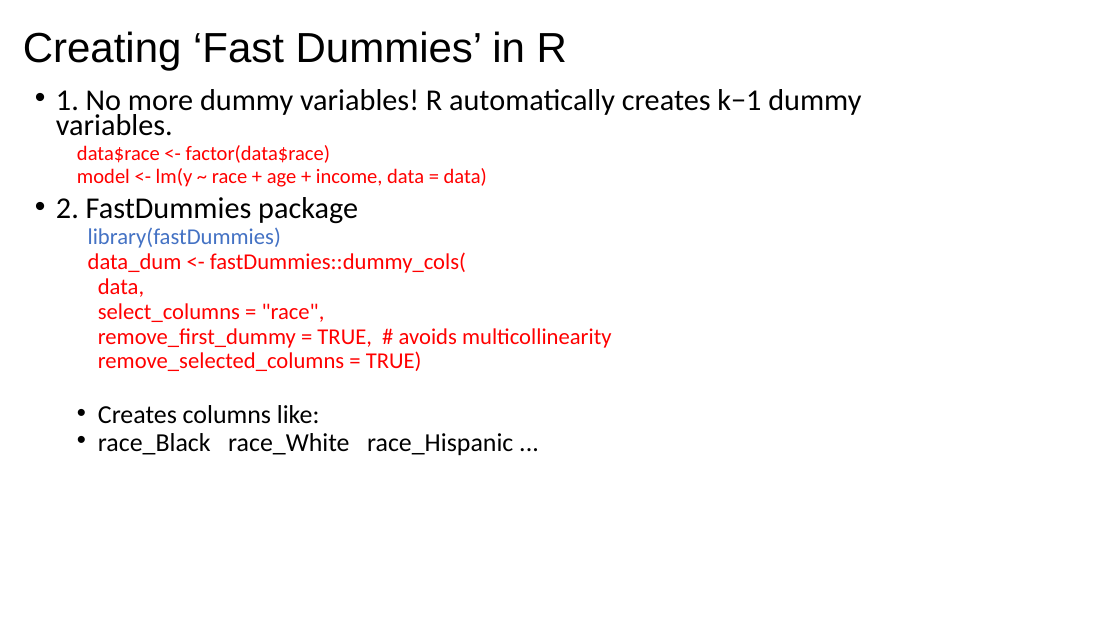
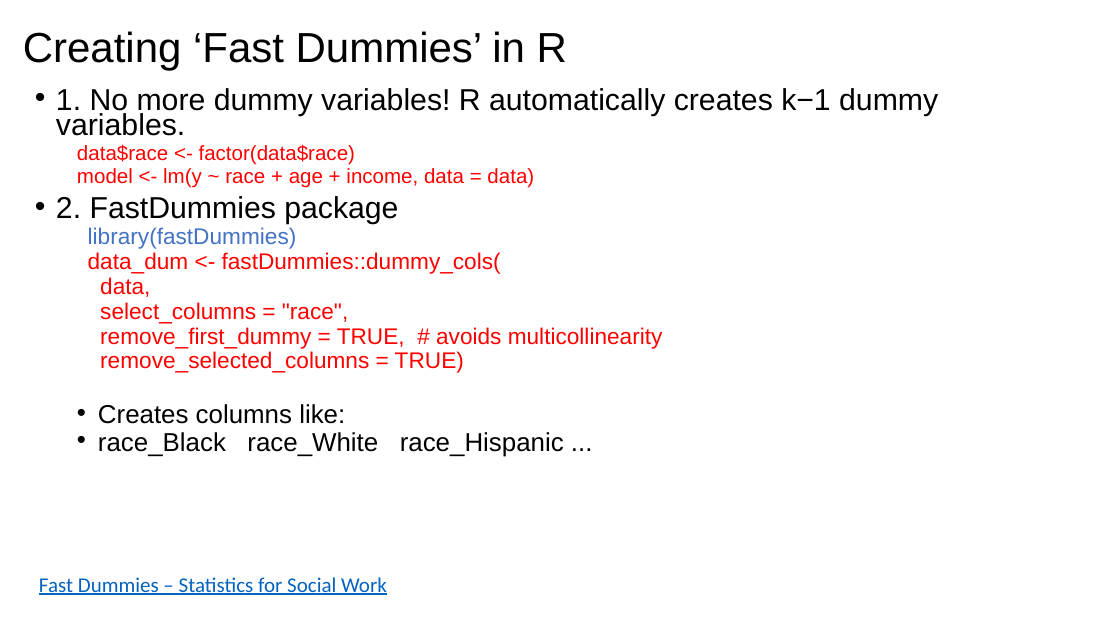
Before and after one commit to issues-osu/statsii-spring2026, a slide deck: slide 19 of slides/dummy/dummy_vars2026.pptx (slide 12 before the commit). Drawn at 1120x630 pixels with LibreOffice and Linux fonts; fonts in the diff are those of the drawing. Boxes give left, top, right and bottom in pixels: in the first picture for what was removed or moved away, otherwise in the second. Text is boxed around its words. In the diff, an @@ line names an element or a change of style, - is before the commit and + after.

```diff
--- a/slides/dummy/dummy_vars2026.pptx
+++ b/slides/dummy/dummy_vars2026.pptx
@@ text "1. No more dummy variables! ..." at [56,88,938,457]: font Calibri to Arial @@
@@ text added at [39,577,387,595], 18 pt, text #0563C1, underline @@
+Fast Dummies – Statistics for Social Work
```
Also in this commit, not shown: 15 other slides changed, 7 slides added, 3 other files.
